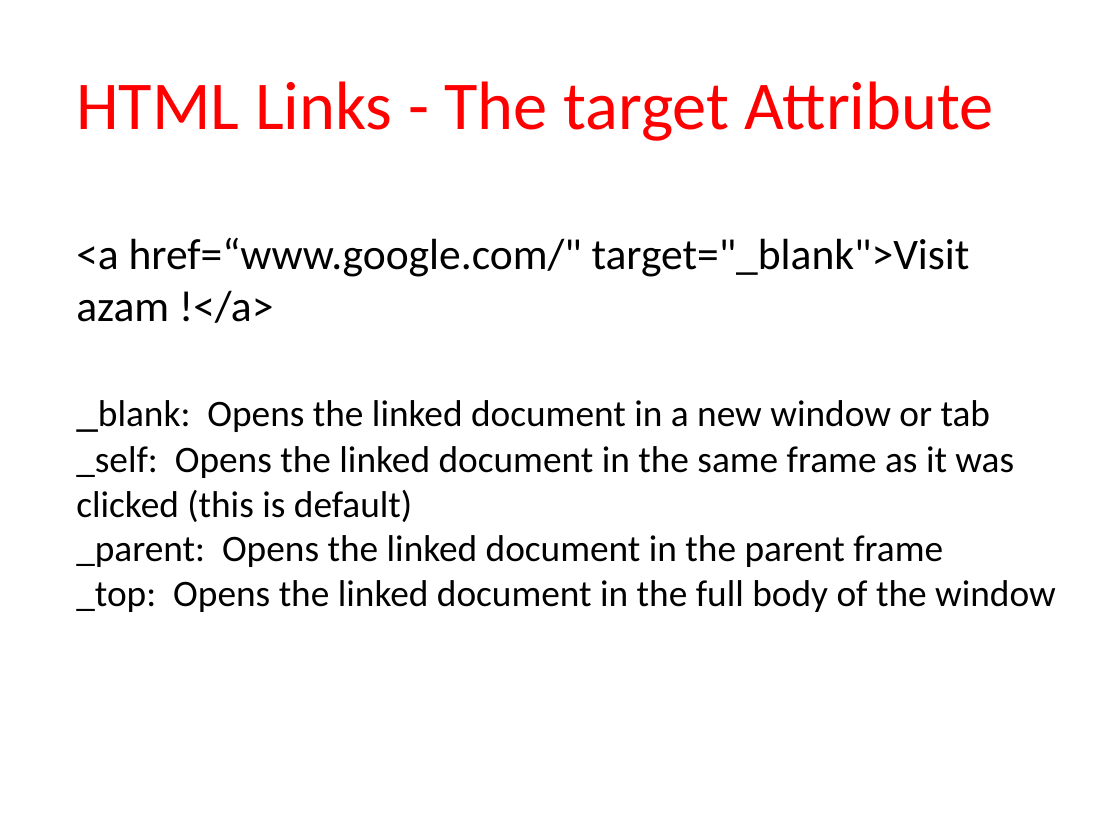
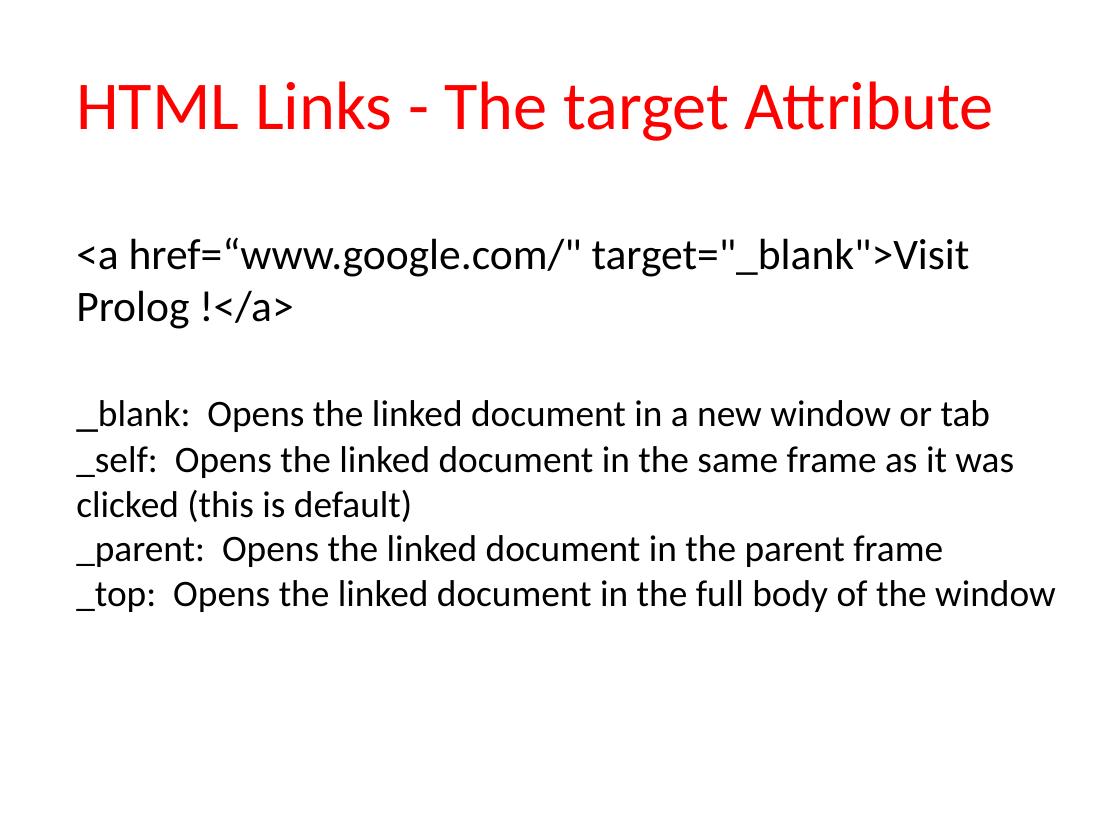
Before and after one commit to mohdjahid/Web-Technology, a slide deck: slide 10 of HTML/HTML 22-11-2015.pptx. Drawn at 1120x840 pixels with LibreOffice and Linux fonts; fonts in the diff are those of the drawing. Boxes give left, top, right and bottom in pixels: in the first picture for what was removed or moved away, otherwise in the second. Text is boxed around its words. In the diff, an @@ line names an element or a change of style, - is before the commit and + after.

```diff
--- a/HTML/HTML 22-11-2015.pptx
+++ b/HTML/HTML 22-11-2015.pptx
@@ text at [76, 237, 970, 329]: text changed @@
-<a href=“www.google.com/" target="_blank">Visit azam !</a>
+<a href=“www.google.com/" target="_blank">Visit Prolog !</a>
```
Also in this commit, not shown: 1 other slide changed, 6 other files.
